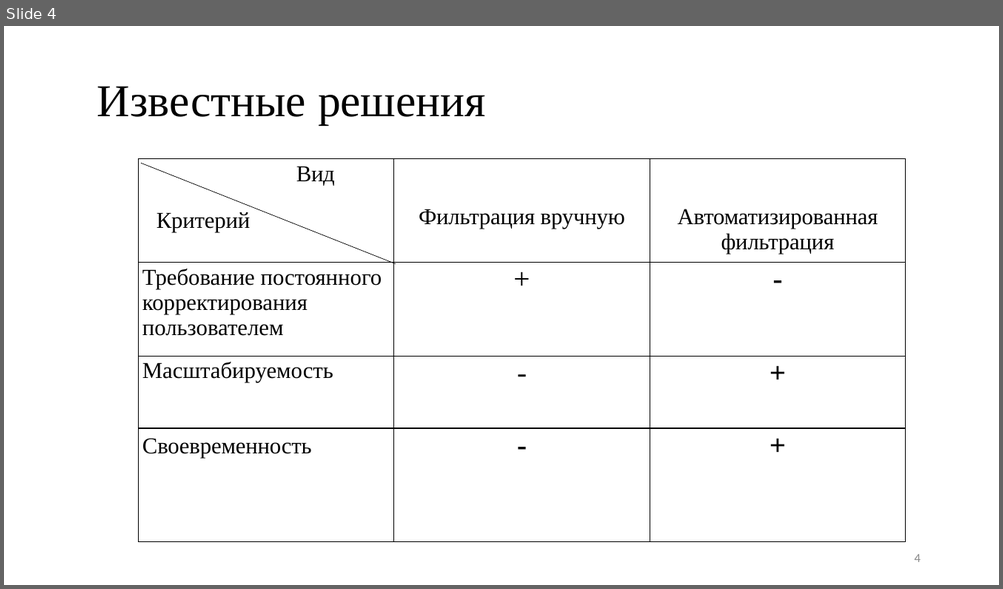
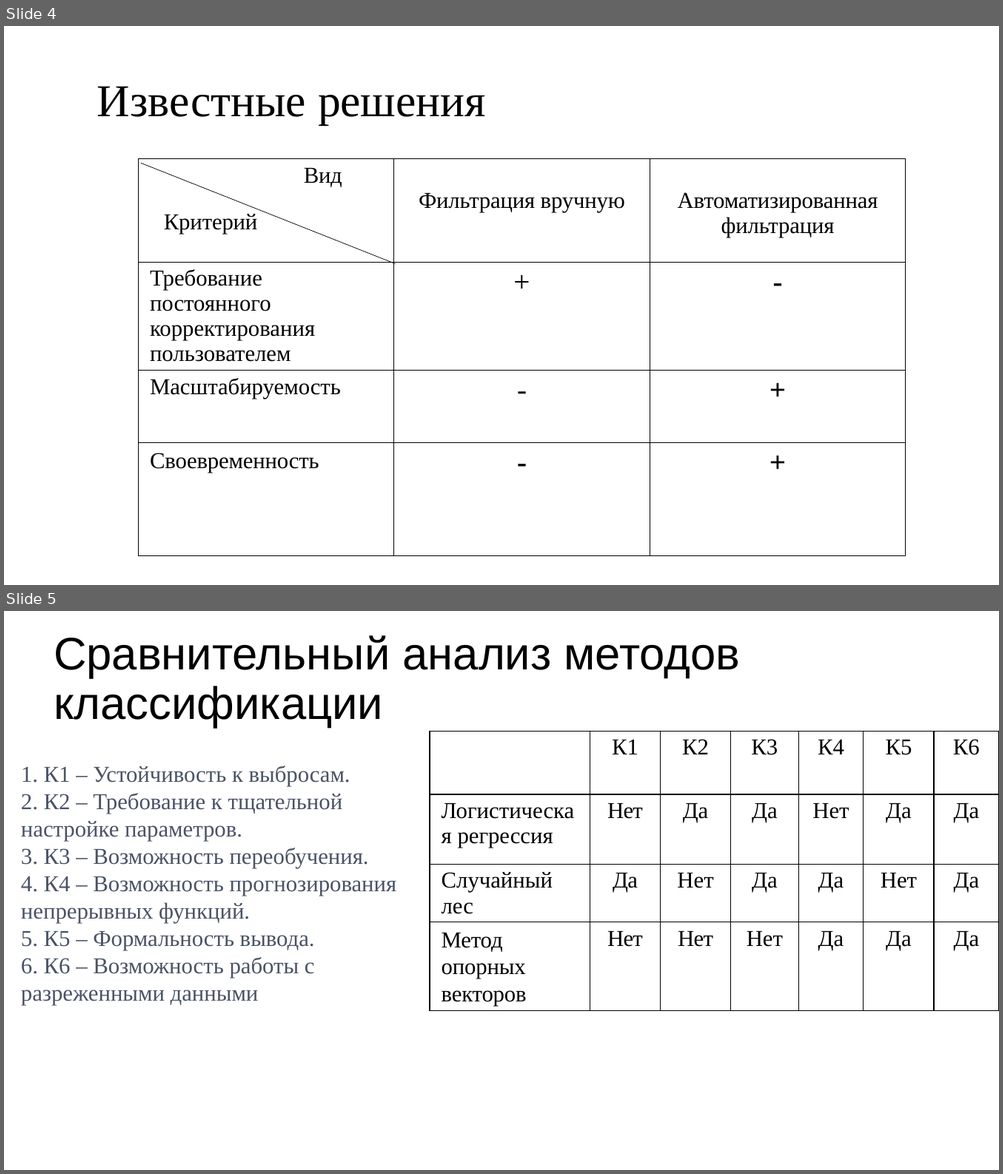
Before and after one commit to Zhilg/DIPLOMA, a slide deck: Презентация.pptx. Shown one above the other, each under a label of ours: slide 4 before the commit, slides 4 and 5 after it. The pictures are 1003x589 and 1003x1174 pixels, drawn with LibreOffice and Linux fonts; fonts in the diff are those of the drawing. Boxes give left, top, right and bottom in pixels: in the first picture for what was removed or moved away, otherwise in the second. Text is boxed around its words. In the diff, an @@ line names an element or a change of style, - is before the commit and + after.

```diff
--- a/Презентация.pptx
+++ b/Презентация.pptx
@@ slide 5 added at [4, 611, 999, 1170], background #FFFFFF @@
@@ title added at [54, 635, 740, 728], 44 pt, text #000000 @@
+Сравнительный анализ методов классификации
@@ table added at [430, 731, 998, 1015], 4 rows, 7 columns @@
+ | К1 | К2 | К3 | К4 | К5 | К6
+Логистическая регрессия | Нет | Да | Да | Нет | Да | Да
+Случайный лес | Да | Нет | Да | Да | Нет | Да
+Метод опорных векторов | Нет | Нет | Нет | Да | Да | Да
@@ text added at [21, 766, 397, 1005], 22 pt, text #495365 @@
+1. К1 – Устойчивость к выбросам.
+2. К2 – Требование к тщательной настройке параметров.
+3. К3 – Возможность переобучения.
+4. К4 – Возможность прогнозирования непрерывных функций.
+5. К5 – Формальность вывода.
+6. К6 – Возможность работы с разреженными данными
@@ slide 4 changed as well @@
@@ table at [138, 158, 906, 565] @@
@@ letter spacing -0.2 to -0.3 pt in "Вид" @@
@@ borders changed @@
@@ page number removed at [914, 554, 920, 562] @@
-4
```
Also in this commit, not shown: 10 other slides changed, 7 other slides added, 2 slides removed, 1 other file.
